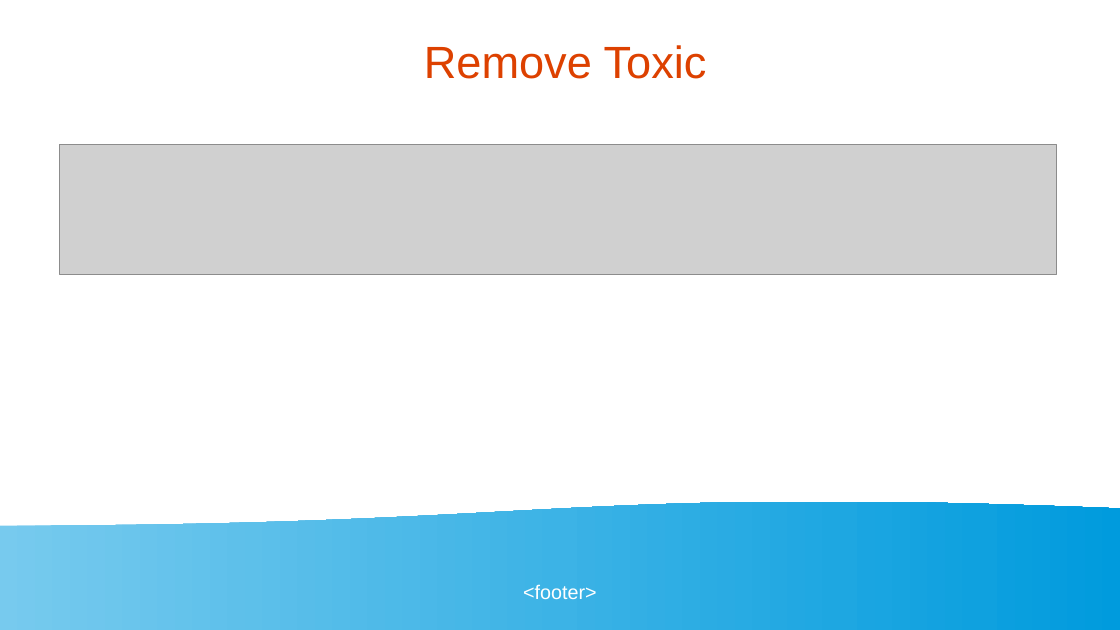
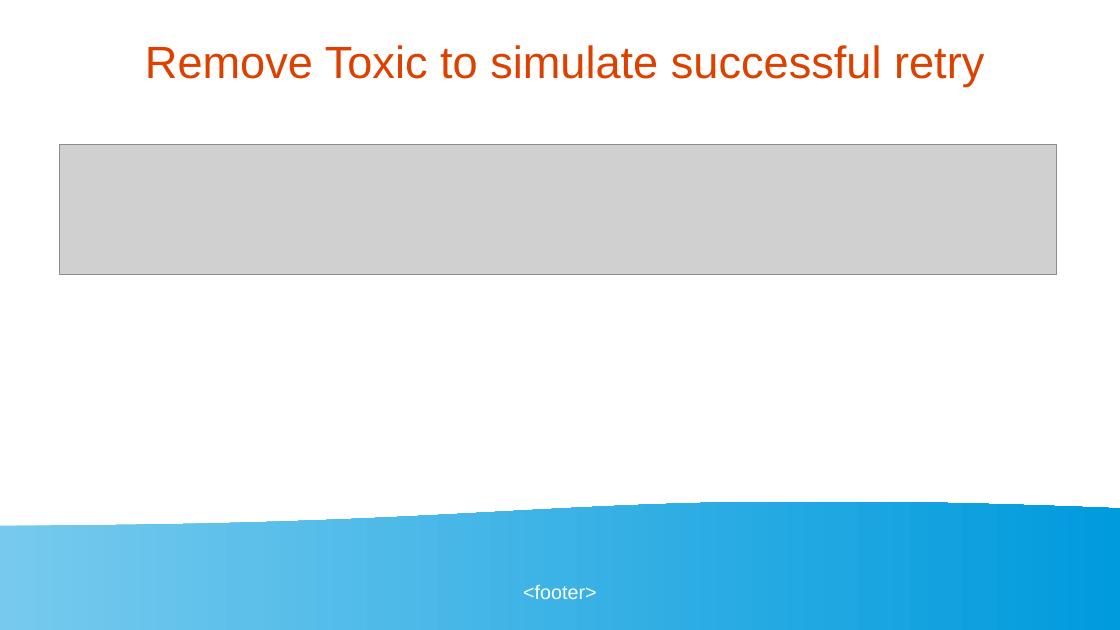
Before and after one commit to golangbot/gophercon-uk-2025-talk, a slide deck: slide 17 of Presentation.odp. Drawn at 1120x630 pixels with LibreOffice and Linux fonts; fonts in the diff are those of the drawing; grey boxes stand for pictures. Boxes give left, top, right and bottom in pixels: in the first picture for what was removed or moved away, otherwise in the second. Text is boxed around its words. In the diff, an @@ line names an element or a change of style, - is before the commit and + after.

```diff
--- a/Presentation.odp
+++ b/Presentation.odp
@@ title at (x1=145, y1=45, x2=984, y2=86): text changed @@
-Remove Toxic
+Remove Toxic to simulate successful retry
```
Also in this commit, not shown: 19 other slides changed, 3 other files.
